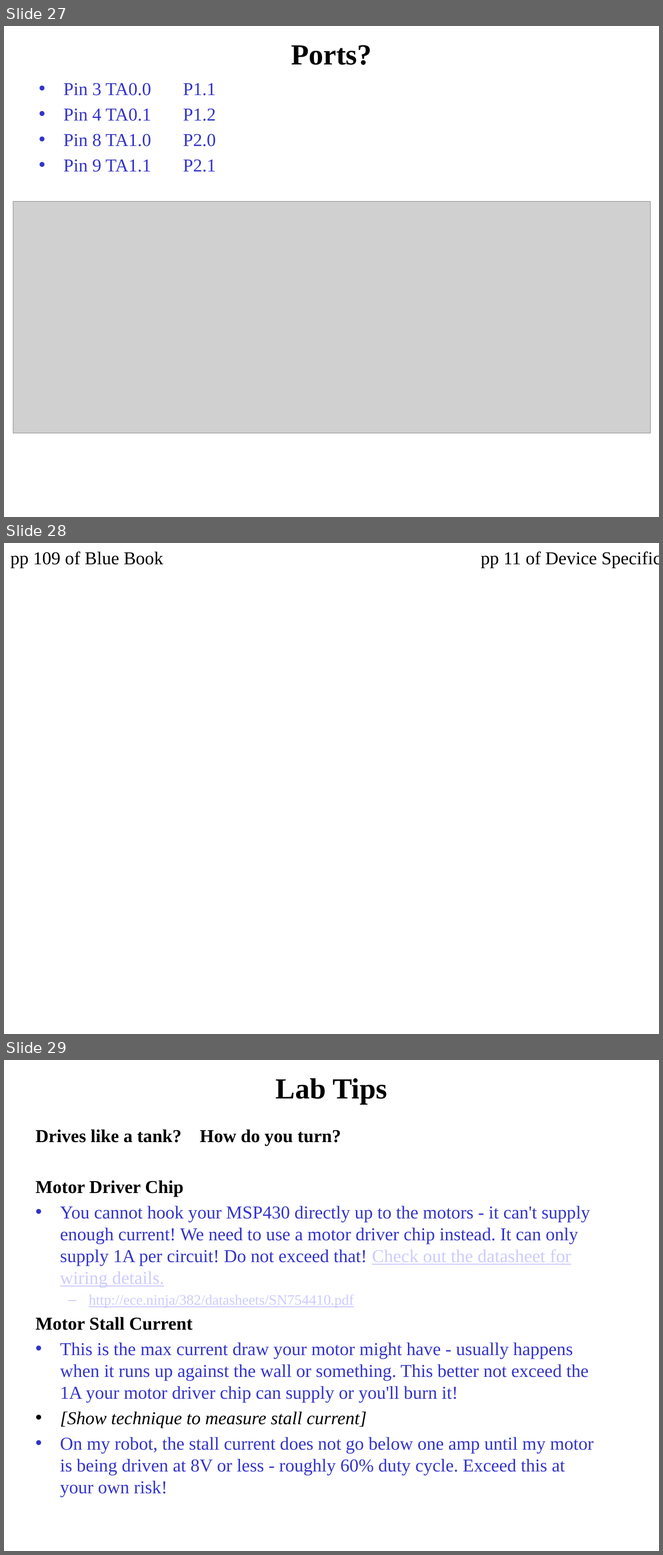
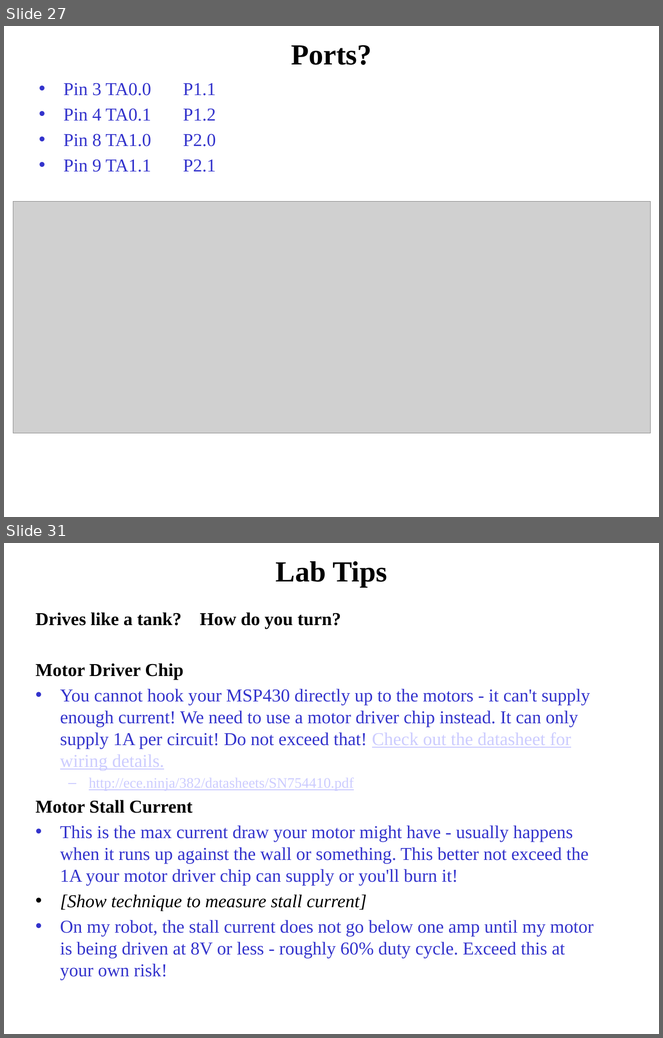
Before and after one commit to pw4rn3r/ECE382, a slide deck: notes/L31/Lsn32.pptx. Shown one above the other, each under a label of ours: slides 27, 28 and 29 before the commit, slides 27 and 31 after it; the slides between them are not shown. The pictures are 663x1555 and 663x1038 pixels, drawn with LibreOffice and Linux fonts; fonts in the diff are those of the drawing; grey boxes stand for pictures; background and template pictures are left out. Boxes give left, top, right and bottom in pixels: in the first picture for what was removed or moved away, otherwise in the second. Text is boxed around its words. In the diff, an @@ line names an element or a change of style, - is before the commit and + after.

```diff
--- a/notes/L31/Lsn32.pptx
+++ b/notes/L31/Lsn32.pptx
@@ slide 28 removed at box(4, 543, 659, 1034), background picture (left out) @@
@@ text removed at box(10, 551, 163, 568) @@
-pp 109 of Blue Book
@@ text removed at box(481, 551, 659, 568) @@
-pp 11 of Device Specific
@@ what was slide 29 is now slide 31 @@
```
Also in this commit, not shown: 6 slides changed, 3 slides added.
